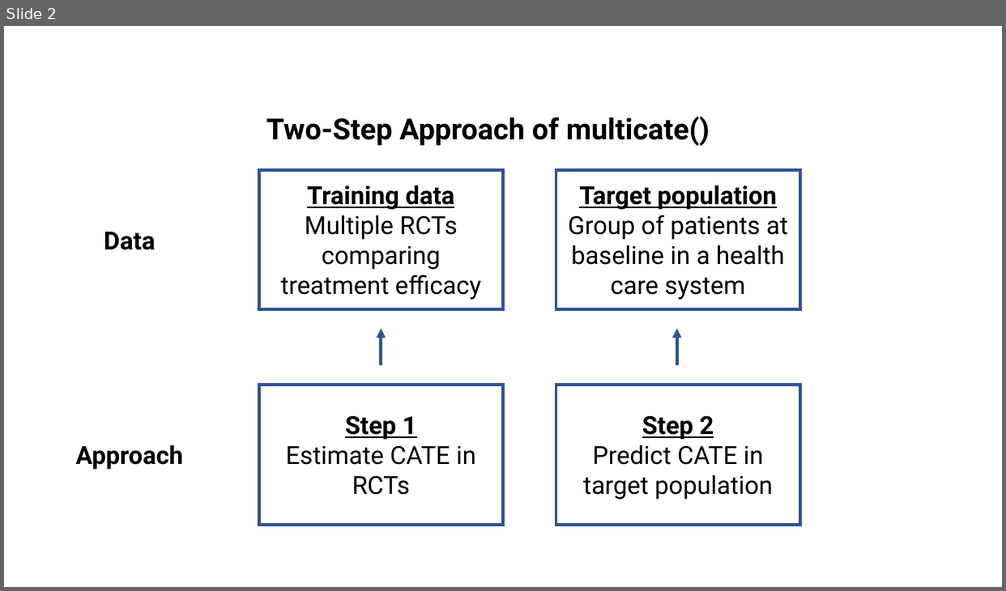
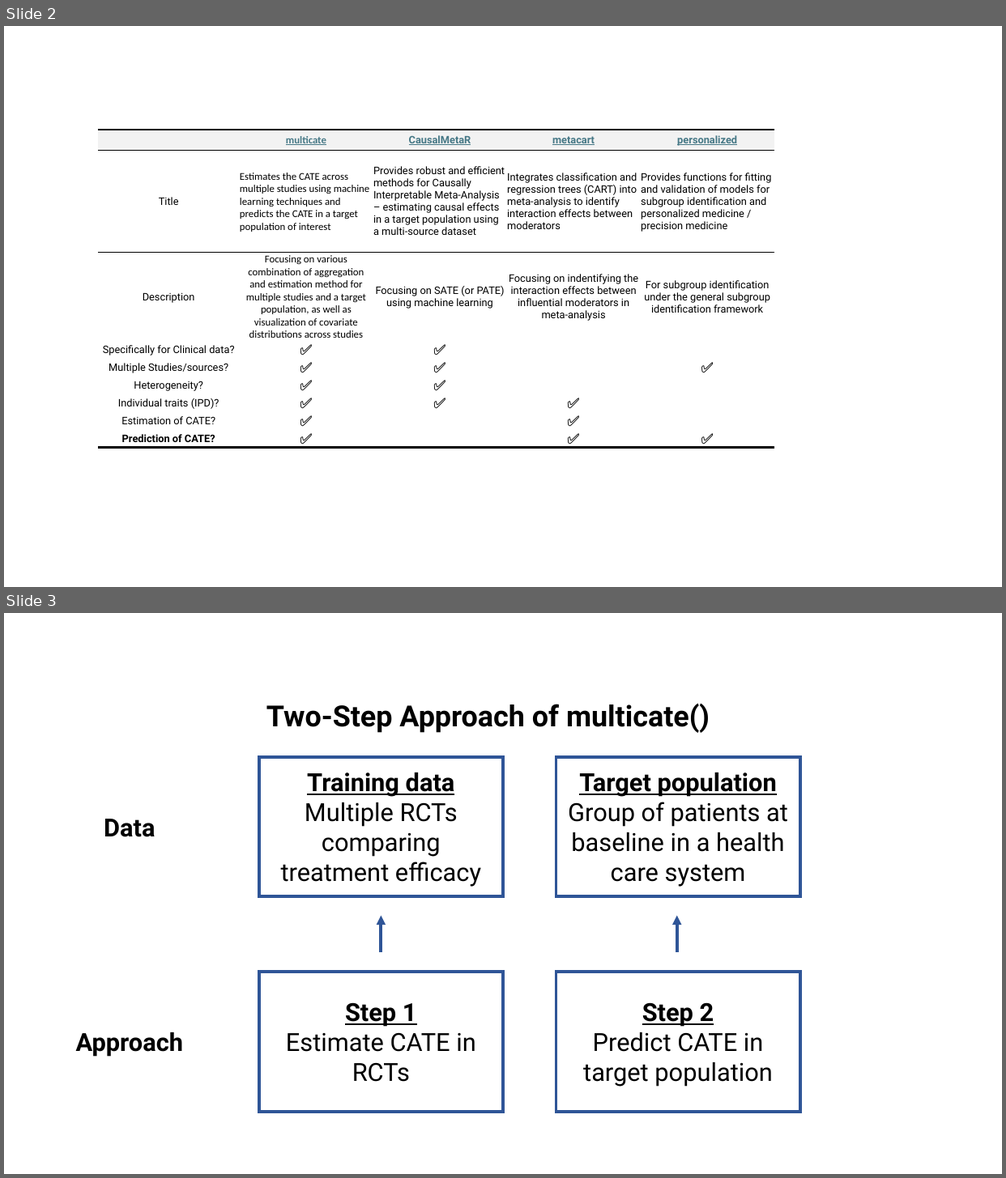
Before and after one commit to carlyls/multicate_vignettes, a slide deck: Images/R package reserach for multicate.pptx. Shown one above the other, each under a label of ours: slide 2 before the commit, slides 2 and 3 after it. The pictures are 1006x591 and 1006x1178 pixels, drawn with LibreOffice and Linux fonts; fonts in the diff are those of the drawing. Boxes give left, top, right and bottom in pixels: in the first picture for what was removed or moved away, otherwise in the second. Text is boxed around its words. In the diff, an @@ line names an element or a change of style, - is before the commit and + after.

```diff
--- a/Images/R package reserach for multicate.pptx
+++ b/Images/R package reserach for multicate.pptx
@@ slide 2 added at <box>4,26,1002,587</box>, background #FFFFFF @@
@@ table added at <box>98,130,776,449</box>, 9 rows, 5 columns @@
+ | multicate | CausalMetaR | metacart | personalized
+Title | Estimates the CATE across multiple studies using machine learning techniques and predicts the CATE in a target population of interest | Provides robust and efficient methods for Causally Interpretable Meta-Analysis – estimating causal effects in a target population using a multi-source dataset | Integrates classification and regression trees (CART) into meta-analysis to identify interaction effects between moderators | Provides functions for fitting and validation of models for subgroup identification and personalized medicine / precision medicine
+Description | Focusing on various combination of aggregation and estimation method for multiple studies and a target population, as well as visualization of covariate distributions across studies | Focusing on SATE (or PATE) using machine learning | Focusing on indentifying the interaction effects between influential moderators in meta-analysis | For subgroup identification under the general subgroup identification framework
+Specifically for Clinical data? | ✅ | ✅ |  | 
+Multiple Studies/sources? | ✅ | ✅ |  | ✅
+Heterogeneity? | ✅ | ✅ |  | 
+Individual traits (IPD)? | ✅ | ✅ | ✅ | 
+Estimation of CATE? | ✅ |  | ✅ | 
+Prediction of CATE? | ✅ |  | ✅ | ✅
@@ what was slide 2 is now slide 3 @@
```
Also in this commit, not shown: 1 slide changed, 7 other files.
